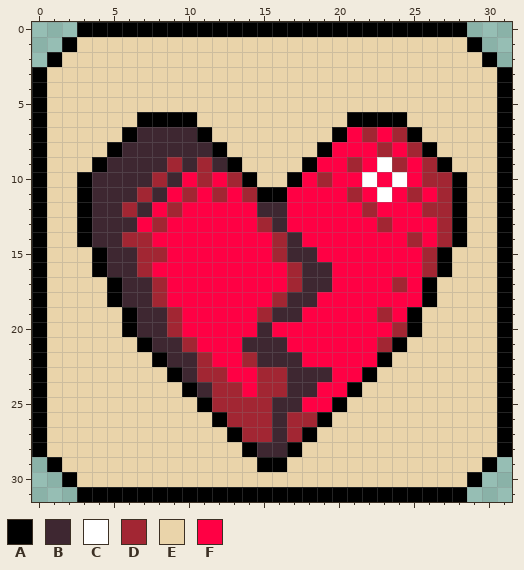
File history of a pixel-art sprite, Images/heart-shape.png. The first picture shows the starting point.
The file is 32x32 pixels.
Palette (. is transparent): A #000000  B #3e2731  C #ffffff  D #a22633  E #ead4aa  F #ff0044
Once edited:
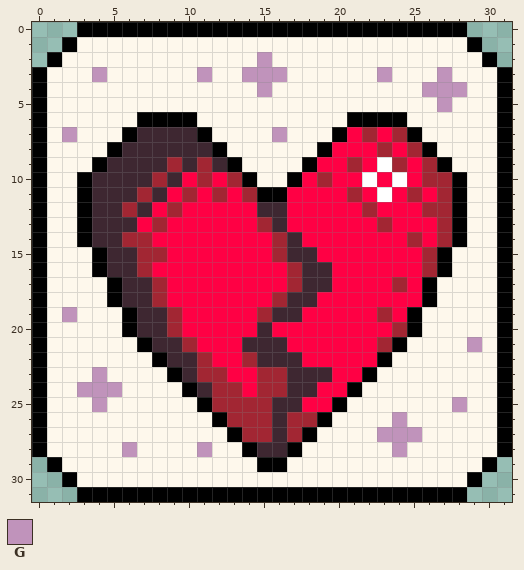
Colours new in this view: G #c093bb
Edits made:
@@ palette @@
-E #ead4aa
+E #fef8ec
@@ x 0..31 @@
  1 ..AEEEEEEEEEEEEEEEEEEEEEEEEEEA..
- 2 .AEEEEEEEEEEEEEEEEEEEEEEEEEEEEA.
- 3 AEEEEEEEEEEEEEEEEEEEEEEEEEEEEEEA
- 4 AEEEEEEEEEEEEEEEEEEEEEEEEEEEEEEA
- 5 AEEEEEEEEEEEEEEEEEEEEEEEEEEEEEEA
+ 2 .AEEEEEEEEEEEEEGEEEEEEEEEEEEEEA.
+ 3 AEEEGEEEEEEGEEGGGEEEEEEGEEEGEEEA
+ 4 AEEEEEEEEEEEEEEGEEEEEEEEEEGGGEEA
+ 5 AEEEEEEEEEEEEEEEEEEEEEEEEEEGEEEA
  6 AEEEEEEAAAAEEEEEEEEEEAAAAEEEEEEA
- 7 AEEEEEABBBBAEEEEEEEEAFDFDAEEEEEA
+ 7 AEGEEEABBBBAEEEEGEEEAFDFDAEEEEEA
  8 AEEEEABBBBBBAEEEEEEAFFFDFDAEEEEA
@@ x 0..31 @@
 18 AEEEEABBDFFFFFFFDBBFFFFFFFAEEEEA
-19 AEEEEEABBDFFFFFDBBFFFFFDFAEEEEEA
+19 AEGEEEABBDFFFFFDBBFFFFFDFAEEEEEA
 20 AEEEEEABBDFFFFFBFFFFFFFFDAEEEEEA
-21 AEEEEEEABBDFFFBBBFFFFFFDAEEEEEEA
+21 AEEEEEEABBDFFFBBBFFFFFFDAEEEEGEA
 22 AEEEEEEEABBDFFDBBBFFFFFAEEEEEEEA
-23 AEEEEEEEEABDDFFDDBBBFFAEEEEEEEEA
-24 AEEEEEEEEEABDDFDDBBFFAEEEEEEEEEA
-25 AEEEEEEEEEEADDDDBBFFAEEEEEEEEEEA
-26 AEEEEEEEEEEEADDDBDDAEEEEEEEEEEEA
-27 AEEEEEEEEEEEEADDBDAEEEEEEEEEEEEA
-28 AEEEEEEEEEEEEEABBAEEEEEEEEEEEEEA
+23 AEEEGEEEEABDDFFDDBBBFFAEEEEEEEEA
+24 AEEGGGEEEEABDDFDDBBFFAEEEEEEEEEA
+25 AEEEGEEEEEEADDDDBBFFAEEEEEEEGEEA
+26 AEEEEEEEEEEEADDDBDDAEEEEGEEEEEEA
+27 AEEEEEEEEEEEEADDBDAEEEEGGGEEEEEA
+28 AEEEEEGEEEEGEEABBAEEEEEEGEEEEEEA
 29 .AEEEEEEEEEEEEEAAEEEEEEEEEEEEEA.
Changed places in both pictures, as pixel boxes (x1, y1, x2, y2):
changed: (47, 37, 497, 487)
